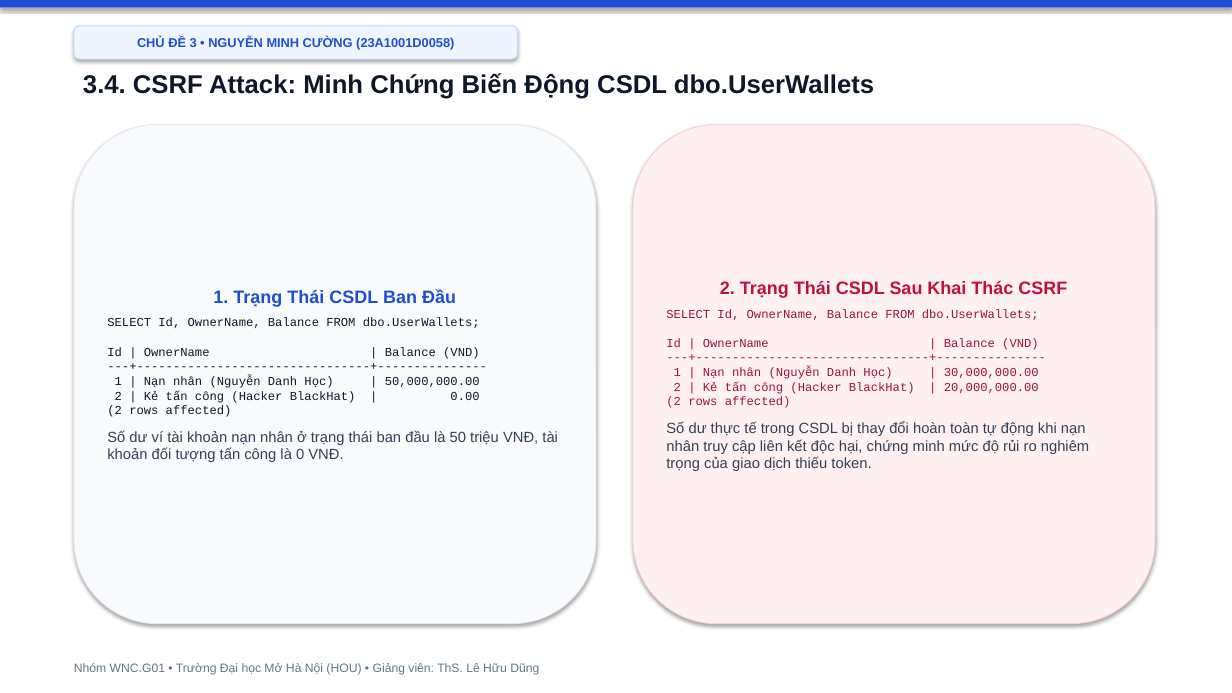
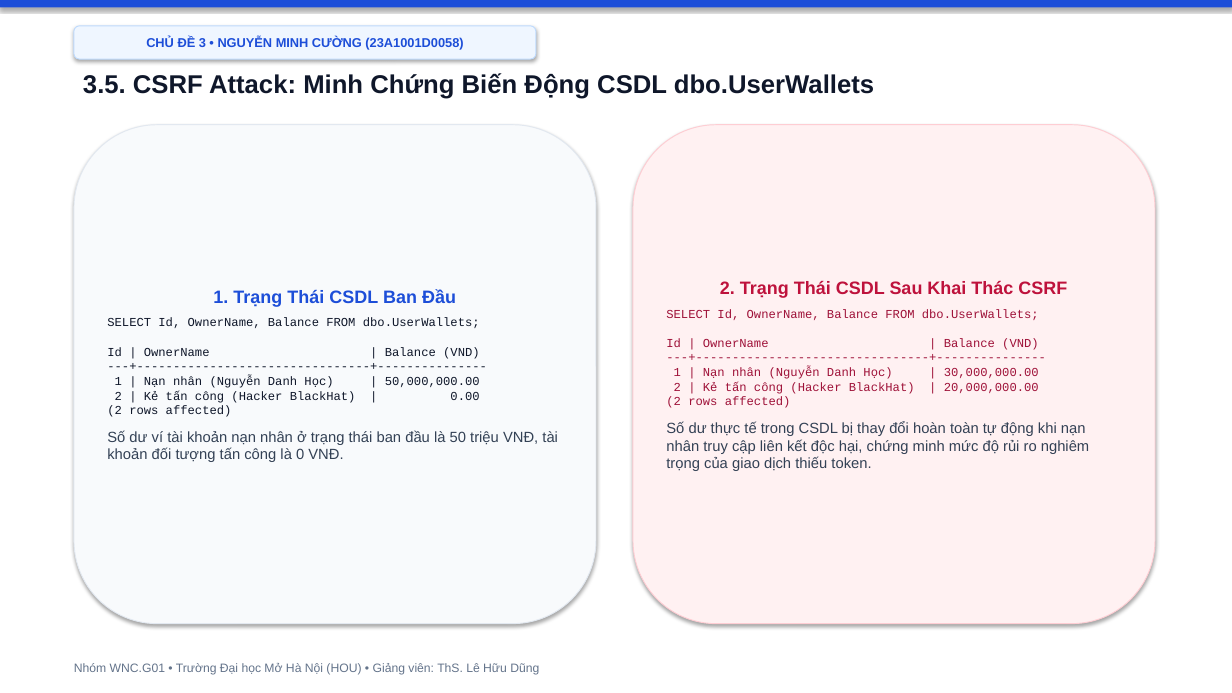
Before and after one commit to hocjsoo/OWASP_Demo, a slide deck: slide 18 of Slide_OWASP_Top3_Nhom_WNC_G01.pptx (slide 17 before the commit). Drawn at 1232x693 pixels with LibreOffice and Linux fonts; fonts in the diff are those of the drawing. Boxes give left, top, right and bottom in pixels: in the first picture for what was removed or moved away, otherwise in the second. Text is boxed around its words. In the diff, an @@ line names an element or a change of style, - is before the commit and + after.

```diff
--- a/Slide_OWASP_Top3_Nhom_WNC_G01.pptx
+++ b/Slide_OWASP_Top3_Nhom_WNC_G01.pptx
@@ rounded rectangle "CHỦ ĐỀ 3 • NGUYỄN ...": place and size @@
-rounded rectangle "CHỦ ĐỀ 3 • NGUYỄN ..." at [74,26,518,59]
+rounded rectangle "CHỦ ĐỀ 3 • NGUYỄN ..." at [74,26,536,59]
@@ text at [83,73,874,99]: text changed @@
-3.4. CSRF Attack: Minh Chứng Biến Động CSDL dbo.UserWallets
+3.5. CSRF Attack: Minh Chứng Biến Động CSDL dbo.UserWallets
```
Also in this commit, not shown: 14 other slides changed, 4 slides added, 3 slides removed, 2 other files.
